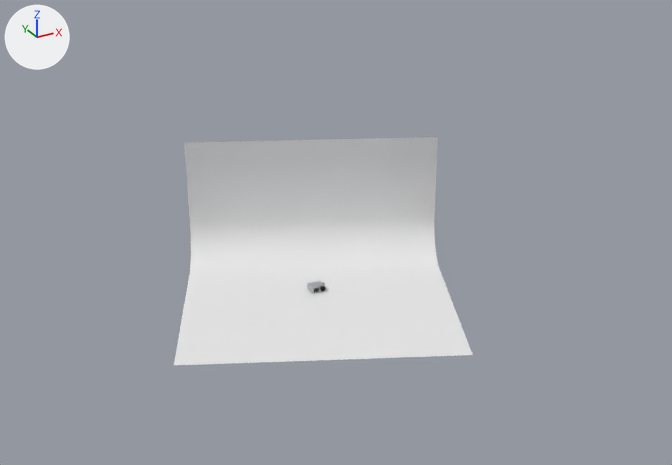
Before and after pictures for a commit that changed the Blender file products/flacmn_deck_pro_housing/render_src/render/blender/deck_out.blend.
Camera for both pictures: a 50 mm camera at (-2.73, -5.31, 3.1) aimed at (0.0, -0.36, 0.62). Arrows for +X, +Y and +Z are at upper left; the lights stay in place. The first picture is the older version.

Names of what the first picture shows: 'Studio_Sweep', 'shell'.
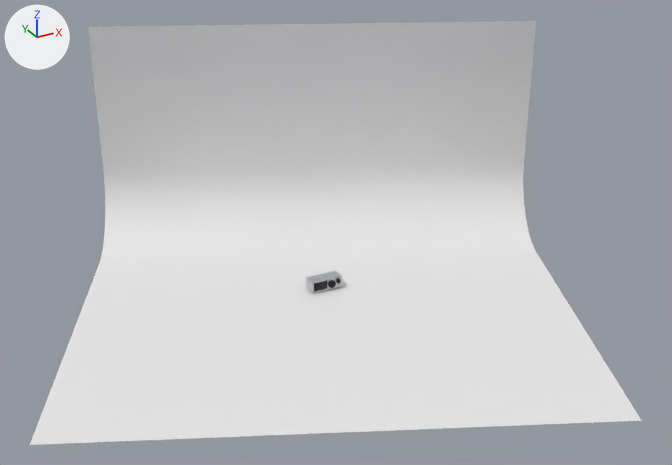
Boxes (x1, y1, x2, y2) around the edits, measured in the pictures (672 x 465 px):
```json
{"object": "Studio_Sweep", "change": "moved, rescaled", "before": [174, 137, 473, 365], "after": [30, 21, 642, 445], "on screen": "104% wider, 86% taller"}
{"object": "shell", "change": "reshaped", "before": [307, 281, 325, 294], "after": [306, 271, 342, 294], "on screen": "95% wider, 71% taller"}
{"object": "screen_glass", "change": "added", "after": [314, 280, 327, 292]}
{"object": "knob_big", "change": "added", "after": [328, 280, 336, 288]}
```

The change, as JSON lines over the scene's bpy script:
```json
{"block": "me_mesh_shell", "where": "# used by ob_shell; location = (0.001, 0.001, 0.045); rotation_euler = (-1.571, 0.0, 0.0), in degrees (-90, 0, 0)"}
{"op": "remove", "block": "me_mesh_shell", "code": "me_mesh_shell.from_pydata(...)  # 5312 vertices, 5252 faces; spans x -0.0005..0.1035, y -0.001..0.044, z -0.0005..0.0825"}
{"op": "add", "block": "me_mesh_shell", "code": "me_mesh_shell.from_pydata(...)  # 37536 vertices, 37720 faces; spans x -0.0005..0.2405, y -0.0995..0.0, z -0.0005..0.088"}
{"block": "me_mesh_shell", "change": "me_mesh_shell part 1: 572 vertices removed from x -0.0005..0.103, y -0.001..0.0435, z -0.0005..0.0825; 35252 vertices added at x -0.0005..0.2405, y -0.0995..0.0, z -0.0005..0.088"}
{"block": "me_mesh_shell", "change": "other edits to the shape of me_mesh_shell do not show in these pictures"}
{"block": "me_studio_sweep", "where": "# used by ob_studio_sweep; location = (0.184, 0.307, -0.004); rotation_euler = (0.0, 0.0, -0.436), in degrees (0, 0, -25)"}
{"op": "remove", "block": "me_studio_sweep", "code": "me_studio_sweep.from_pydata(...)  # 38 vertices, 18 faces; spans x -0.94..0.94, y -1.26..0.31, z 0.0..0.94"}
{"op": "add", "block": "me_studio_sweep", "code": "me_studio_sweep.from_pydata(...)  # 38 vertices, 18 faces; spans x -1.71..1.71, y -2.27..0.57, z 0.0..1.71"}
{"block": "me_studio_sweep", "change": "me_studio_sweep part 2: the whole mesh is scaled about the mesh origin by 1.81"}
{"op": "add", "block": "me_mesh_screen_glass", "code": ["me_mesh_screen_glass = bpy.data.meshes.new('MESH_screen_glass')", "me_mesh_screen_glass.from_pydata(...)  # 24 vertices, 12 faces; spans x 0.006..0.1267, y -0.0828..-0.0056, z 0.001..0.0016"]}
{"op": "add", "block": "me_mesh_knob_big", "code": ["me_mesh_knob_big = bpy.data.meshes.new('MESH_knob_big')", "me_mesh_knob_big.from_pydata(...)  # 672 vertices, 668 faces; spans x 0.126..0.183, y -0.0728..-0.0158, z -0.014..-0.001"]}
{"op": "set", "path": "ob_studio_sweep.location", "old": "(0.184, 0.307, -0.004)", "new": "(0.338, 0.51, -0.006)"}
{"op": "add", "block": "ob_screen_glass", "code": ["ob_screen_glass = bpy.data.objects.new('screen_glass', me_mesh_screen_glass)", "ob_screen_glass.location = (0.0, 0.0, 0.0)", "ob_screen_glass.rotation_euler = (-1.571, 0.0, 0.0)  # degrees (-90, 0, 0)", "ob_screen_glass.material_slots[0].link = 'OBJECT'; ob_screen_glass.material_slots[0].material = mat_m_glass_clear_8d751867  # black #101214"]}
{"op": "add", "block": "ob_knob_big", "code": ["ob_knob_big = bpy.data.objects.new('knob_big', me_mesh_knob_big)", "ob_knob_big.location = (0.0, 0.0, 0.0)", "ob_knob_big.rotation_euler = (-1.571, 0.0, 0.0)  # degrees (-90, 0, 0)", "ob_knob_big.material_slots[0].link = 'OBJECT'; ob_knob_big.material_slots[0].material = mat_m_aluminium_anodized_black_78a249cf"]}
```
